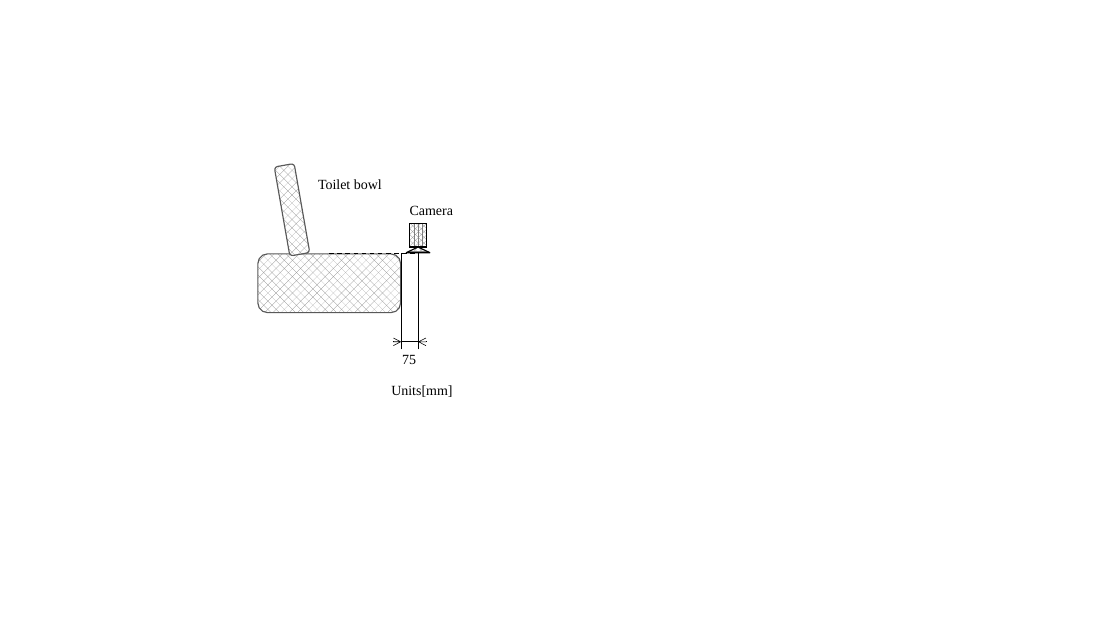
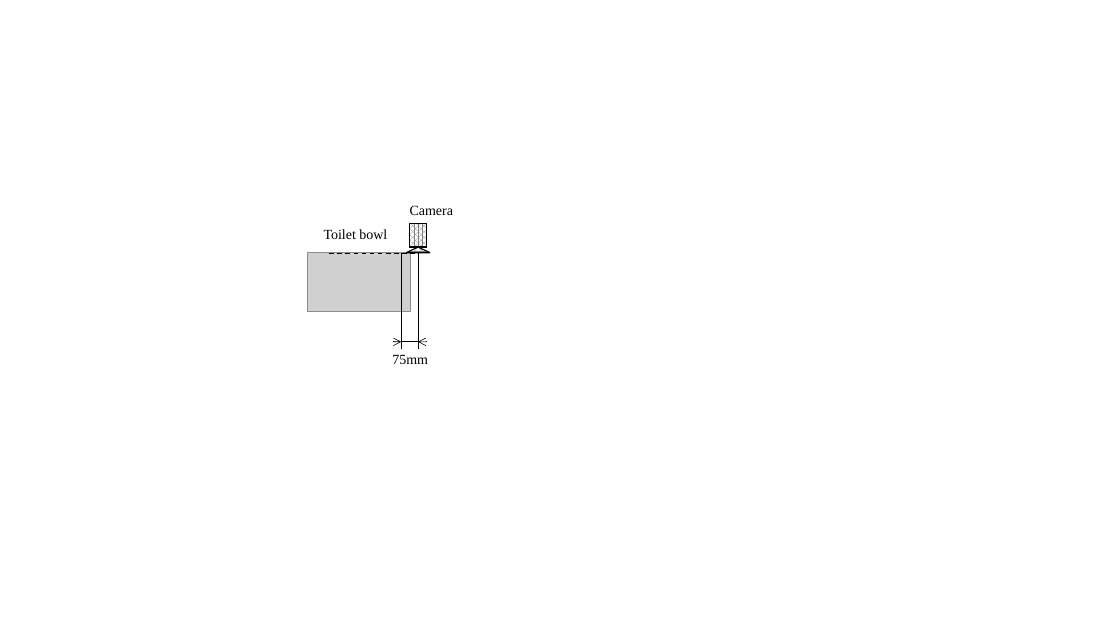
Before and after one commit to HARUYA-YUDA/report, a slide deck: slide 3 of report/Fig/Figs_Environment_to_take_pictures.pptx (slide 2 before the commit). Drawn at 1120x630 pixels with LibreOffice and Linux fonts; fonts in the diff are those of the drawing; grey boxes stand for pictures. Boxes give left, top, right and bottom in pixels: in the first picture for what was removed or moved away, otherwise in the second. Text is boxed around its words. In the diff, an @@ line names an element or a change of style, - is before the commit and + after.

```diff
--- a/report/Fig/Figs_Environment_to_take_pictures.pptx
+++ b/report/Fig/Figs_Environment_to_take_pictures.pptx
@@ rounded rectangle removed at [275, 164, 310, 256] @@
@@ text "Toilet bowl": place and size @@
-text "Toilet bowl" at [318, 179, 382, 189]
+text "Toilet bowl" at [324, 229, 387, 239]
@@ rounded rectangle removed at [258, 254, 401, 313] @@
@@ picture added at [308, 253, 411, 312] @@
@@ text at [392, 354, 428, 364]: text changed @@
-75
+75mm
@@ text removed at [391, 385, 452, 397] @@
-Units[mm]
```
Also in this commit, not shown: 1 other slide changed, 2 slides added, 30 other files.
